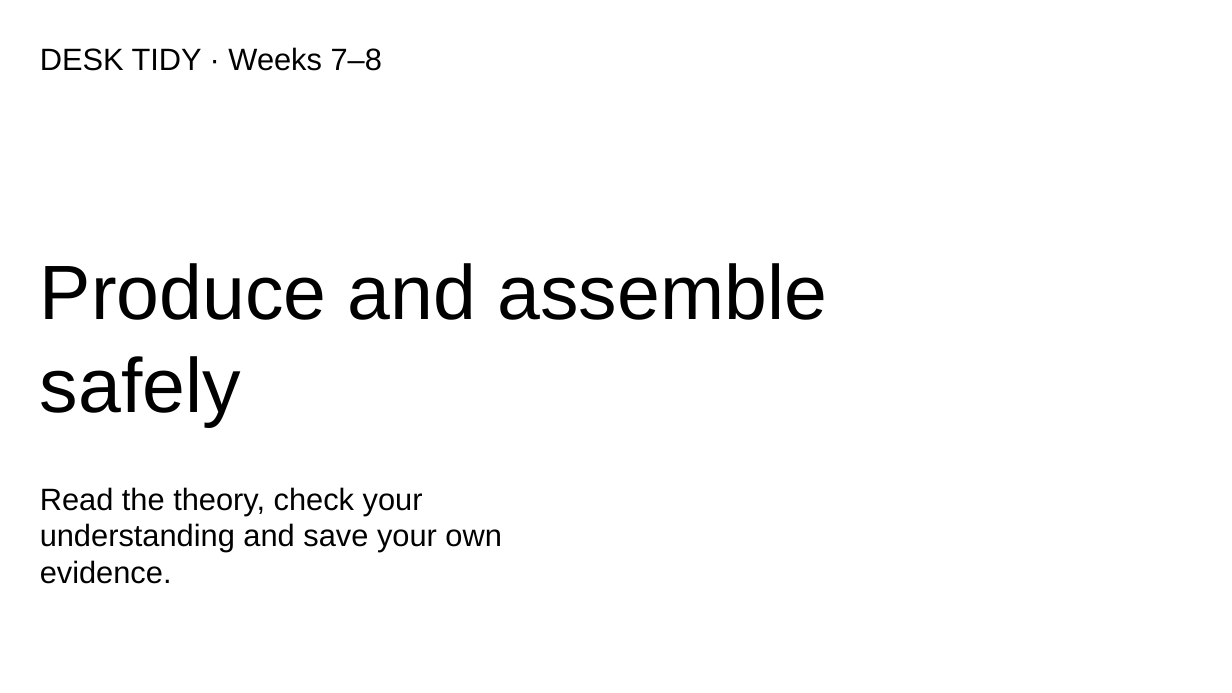
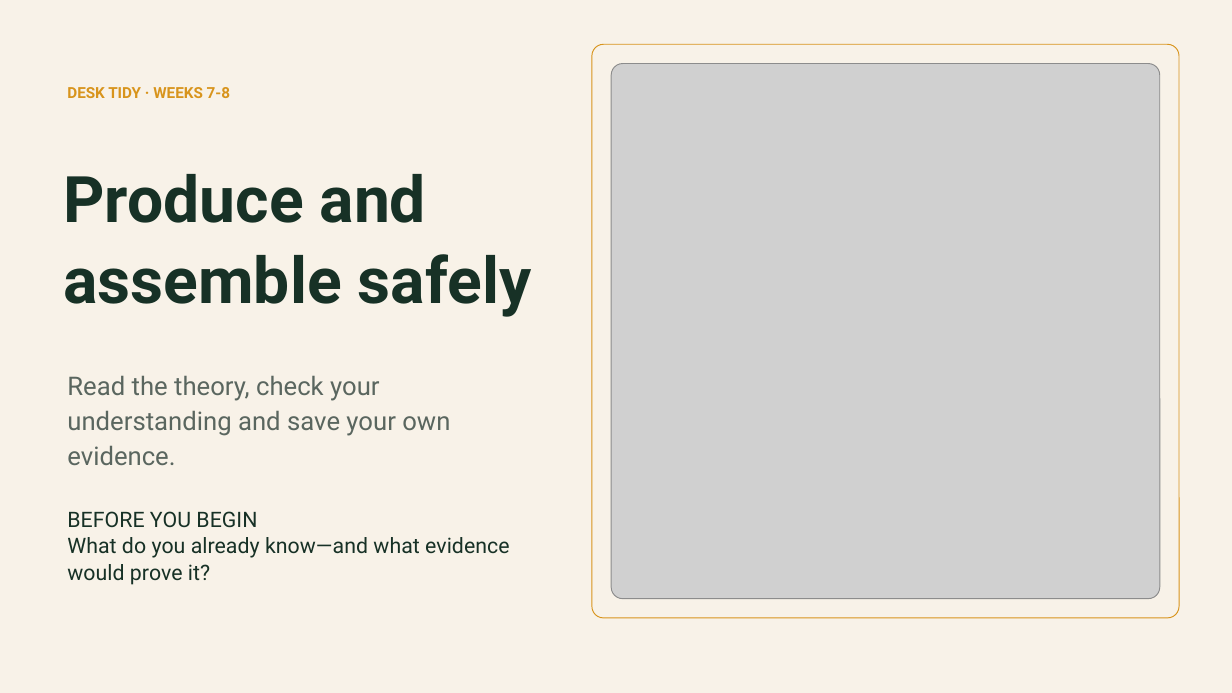
Before and after one commit to stevencowell/desk-tidy, a slide deck: slide 1 of presentations/desk-tidy-weeks-7-8.pptx. Drawn at 1232x693 pixels with LibreOffice and Linux fonts; fonts in the diff are those of the drawing; grey boxes stand for pictures. Boxes give left, top, right and bottom in pixels: in the first picture for what was removed or moved away, otherwise in the second. Text is boxed around its words. In the diff, an @@ line names an element or a change of style, - is before the commit and + after.

Commit message:
Upgrade Desk Tidy teaching presentations

```diff
--- a/presentations/desk-tidy-weeks-7-8.pptx
+++ b/presentations/desk-tidy-weeks-7-8.pptx
@@ background #FFFFFF to #F8F2E8 @@
@@ rounded rectangle added at (x1=592, y1=44, x2=1179, y2=618), outline #D8941C 0.75 pt @@
@@ text at (x1=67, y1=87, x2=230, y2=98): text changed; size 24 to 11.9 pt; font Arial to Roboto; text colour #000000 to #D8941C; bold on @@
-DESK TIDY · Weeks 7–8
+DESK TIDY · WEEKS 7-8
@@ picture added at (x1=611, y1=64, x2=1160, y2=599) @@
@@ text "Produce and assemble safely" moved from (x1=40, y1=263, x2=828, y2=426) to (x1=63, y1=174, x2=532, y2=317) @@
@@ text "Produce and assemble safely" at (x1=63, y1=174, x2=532, y2=317): size 60 to 50 pt, font Arial to Roboto, text colour #000000 to #173126, bold on; line spacing 1 to 1.05; vertical alignment bottom to middle @@
@@ text "Read the theory, check your ..." moved from (x1=40, y1=487, x2=502, y2=584) to (x1=67, y1=375, x2=450, y2=465) @@
@@ text "Read the theory, check your ..." at (x1=67, y1=375, x2=450, y2=465): size 24 to 20 pt, font Arial to Roboto, text colour #000000 to #5A665F; line spacing 1 to 1.15 @@
@@ text added at (x1=67, y1=511, x2=509, y2=585), 16.7 pt, text #173126 @@
+BEFORE YOU BEGIN
+What do you already know—and what evidence would prove it?
```
Also in this commit, not shown: 7 slides added, 7 slides removed, 4 other files.
